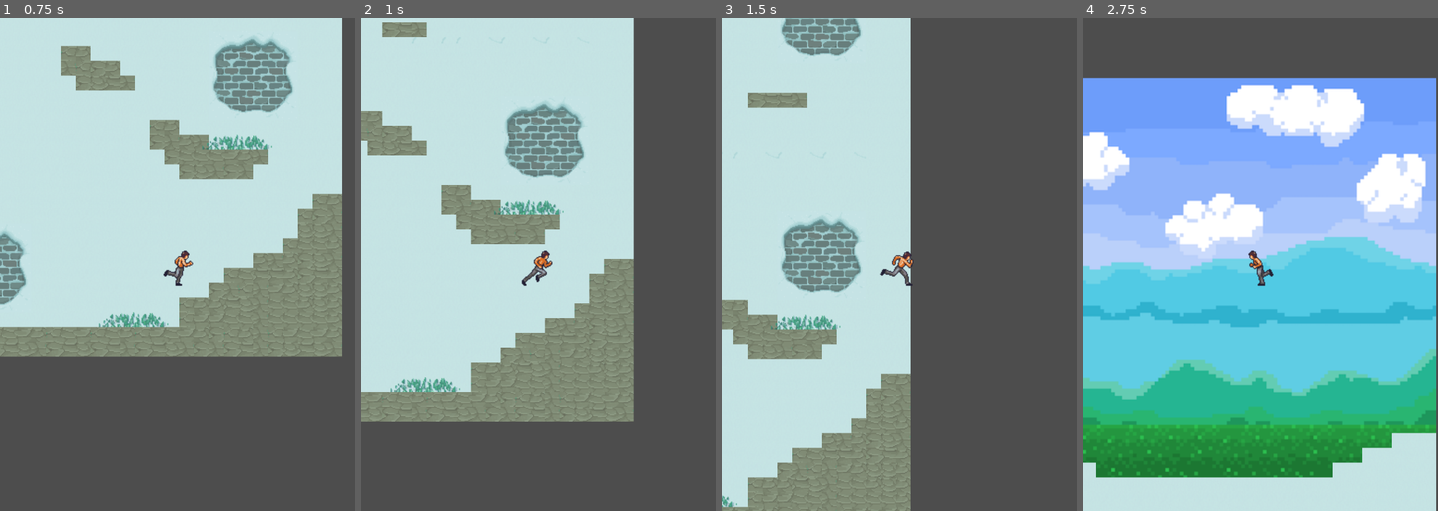
Above: before the commit, frames 1-4 (left to right).
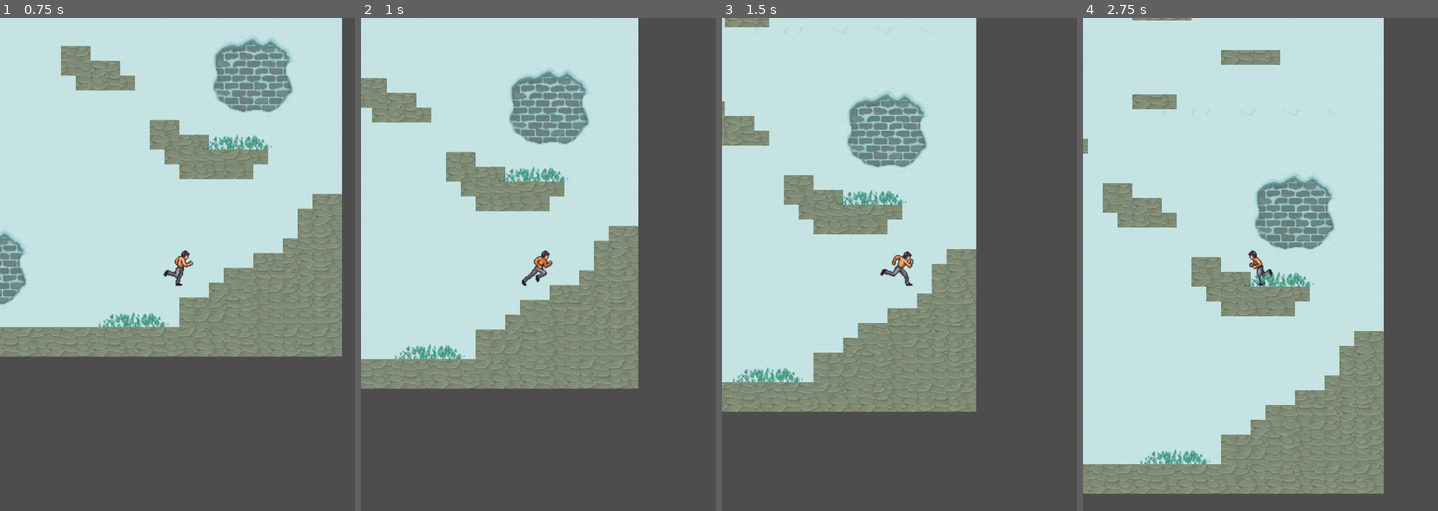
Above: after the commit, the same moments.

Repository: codyromano/underdog
Game: Godot game, scene res://scenes/root_game.tscn
The game is run twice, just before and just after one commit, with the same random seed, the same clock (stepped at 60 frames per second) and the same inputs.
Inputs:
- Up to frame 1 (0.75 s): tap Enter at 0.5 s; hold Right (move_right) from 0.53 s (still down); tap Up (move_up) at 0.6 s
- Up to frame 2 (1 s): keep holding Right (move_right); tap Up (move_up) at 0.77 s
- Up to frame 3 (1.5 s): keep holding Right (move_right); tap Up (move_up) at 1.07, 1.35 s
- Up to frame 4 (2.75 s): tap Up (move_up) at 1.52, 1.82, 2.1 s; release Right (move_right) at 2.03 s; hold Left (move_left) from 2.03 s (still down)

Frame 1 is identical in both runs. In frame 2, 22% of the frame differs, in the area x 0-79%, y 0-82%; in frame 3, 44%; in frame 4, 95%, in the area x 0-100%, y 0-100%.

Commit message:
Prevent double and triple jump bug

Diff:
--- a/scenes/human.gd
+++ b/scenes/human.gd
@@ -7,13 +7,24 @@
 var gravity = ProjectSettings.get_setting("physics/2d/default_gravity")
 var is_facing_left = false;
 
+func get_character_height():
+	var animation_name = $HumanAnimatedSprite2D.get_animation()
+	var frames = $HumanAnimatedSprite2D.get_sprite_frames()
+	var texture = frames.get_frame_texture(animation_name, 0)
+	var texture_size = texture.get_size()
+
+	if texture_size:
+		return texture_size[1]
+
+
 func _physics_process(delta):
+	var direction = Input.get_axis("ui_left", "ui_right")
+
 	if not is_on_floor():
 		velocity.y += gravity * delta
 
+
 	# Get the input direction and handle the movement/deceleration.
-	var direction = Input.get_axis("ui_left", "ui_right")
-
 	if Input.is_action_just_pressed("move_left"):
 		is_facing_left = true
 	elif Input.is_action_just_pressed("move_right"):
@@ -22,7 +33,13 @@
 	$HumanAnimatedSprite2D.flip_h = is_facing_left
 	$HumanAnimatedSprite2D.play("run" if direction else "idle")
 
-	if Input.is_action_just_pressed("move_up"):
+	var character_height = self.get_character_height()
+
+	# TODO: This is a hack to prevent repeated jumps. The right solution is to use
+	# is_on_floor() but debug to see why it evaluates to true.
+	var is_not_in_the_air = velocity.y > 0 and velocity.y < character_height
+
+	if Input.is_action_just_pressed("move_up") and is_not_in_the_air:
 		velocity.y += JUMP_VELOCITY
 
 	if direction:
